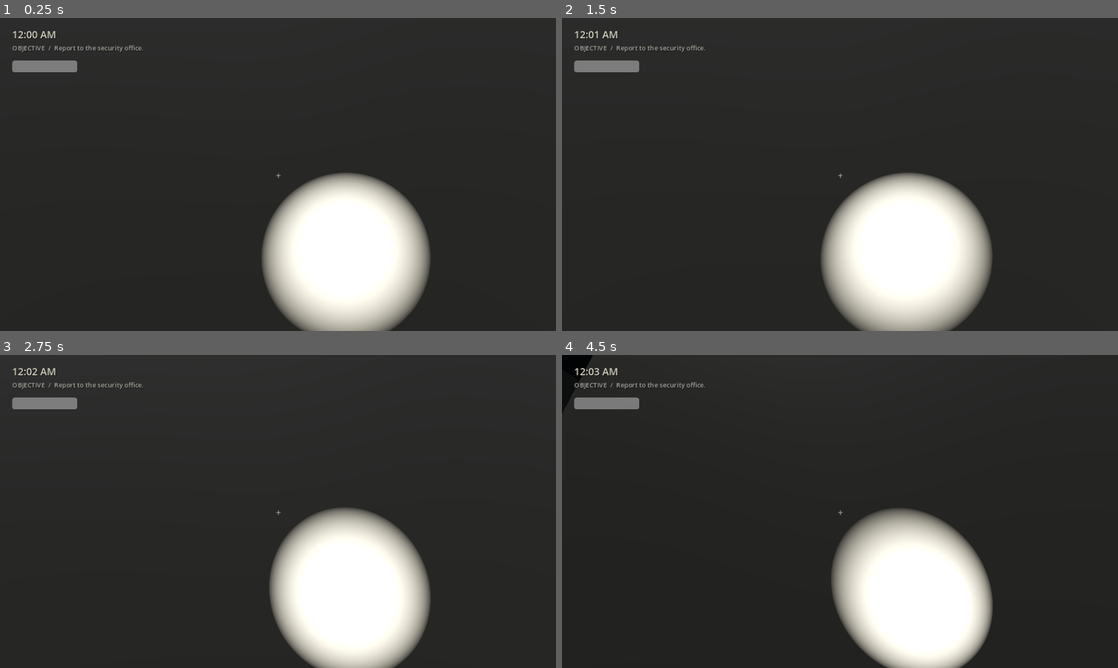
Above: before the commit, frames 1-4 (two rows, left to right).
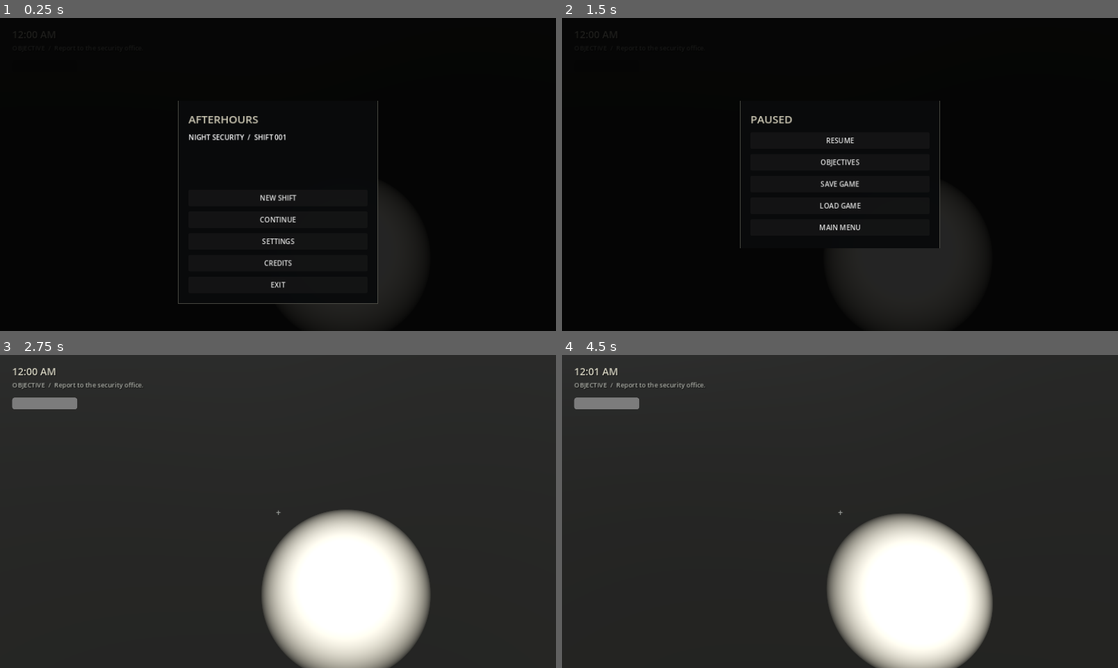
Above: after the commit, the same moments.

Repository: dontcare-dev/AFTER-HOURS
Game: Godot game, scene res://scenes/main.tscn
Same seed, same stepped clock (60 frames per second), same inputs: the game is played once before the commit and once after it.
Inputs (mouse positions are in pixels of both pictures, inside the frame that each line leads up to):
- Up to frame 1 (0.25 s): no input
- Up to frame 2 (1.5 s): click (840, 240) at 0.5 s, where only the run after the commit has a clickable "SETTINGS"; click (840, 183) at 1.25 s, where only the run after the commit has a clickable "BACK"
- Up to frame 3 (2.75 s): click (278, 477) at 2 s, where only the run after the commit has a clickable "RESUME"
- Up to frame 4 (4.5 s): tap Enter (objectives) at 2.75 s; move the mouse to (867, 511) at 2.77 s; hold W (move_forward) 2.78-3.5 s; hold Enter (objectives) 2.78-3.5 s; click "BACK" at 3.5 s; tap Space at 4.25 s; move the mouse to (812, 511) at 4.27 s; hold W (move_forward) from 4.28 s (still down); tap Ctrl (crouch) at 4.35 s

The runs differ from the first frame. In frame 1, 96% of the frame differs, in the area x 0-100%, y 0-100%; in frame 2, 94%; in frame 3, 2.9%; in frame 4, 2.6%.
Error in both runs: Invalid access to property or key 'shape' on a base object of type 'null instance'. (res://scripts/player.gd:54)

Commit message:
Add main menu and settings

Diff:
--- a/scripts/game.gd
+++ b/scripts/game.gd
@@ -42,7 +42,7 @@
 	build_ui()
 	set_objective("Report to the security office.")
 	show_message("SHIFT STARTED  /  12:00 AM", 4.0)
-	Input.mouse_mode = Input.MOUSE_MODE_CAPTURED
+	show_main_menu()
 
 func _process(delta):
 	if paused or terminal_open or ending:
@@ -506,6 +506,12 @@
 	feed.visible = false
 	Input.mouse_mode = Input.MOUSE_MODE_CAPTURED
 
+func show_main_menu():
+	paused = true
+	Input.mouse_mode = Input.MOUSE_MODE_VISIBLE
+	overlay.visible = true
+	show_menu("AFTERHOURS", [["NEW SHIFT", "new"], ["CONTINUE", "load"], ["SETTINGS", "settings"], ["CREDITS", "credits"], ["EXIT", "exit"]], "NIGHT SECURITY  /  SHIFT 001")
+
 func open_pause():
 	paused = true
 	Input.mouse_mode = Input.MOUSE_MODE_VISIBLE
@@ -562,6 +568,60 @@
 			load_game()
 		"menu":
 			get_tree().reload_current_scene()
+		"new":
+			elapsed = 0.0
+			completed.clear()
+			evidence.clear()
+			discovered.clear()
+			decisions.clear()
+			event_flags.clear()
+			player.position = Vector3(-13, 0.1, 14)
+			set_objective("Report to the security office.")
+			resume_game()
+			show_message("SHIFT STARTED  /  12:00 AM", 4.0)
+		"settings":
+			show_settings()
+		"credits":
+			show_menu("CREDITS", [["BACK", "resume"]], "AFTERHOURS\nA psychological horror game\nBuilt with Godot 4.")
+		"exit":
+			get_tree().quit()
+
+func show_settings():
+	for child in panel.get_children():
+		child.queue_free()
+	var layout = VBoxContainer.new()
+	layout.add_theme_constant_override("separation", 10)
+	panel.add_child(layout)
+	var title = Label.new()
+	title.text = "SETTINGS"
+	title.add_theme_font_size_override("font_size", 24)
+	layout.add_child(title)
+	var sensitivity = HSlider.new()
+	sensitivity.min_value = 0.0008
+	sensitivity.max_value = 0.005
+	sensitivity.step = 0.0001
+	sensitivity.value = player.look_sensitivity
+	layout.add_child(make_setting_row(layout, "MOUSE SENSITIVITY", sensitivity))
+	sensitivity.value_changed.connect(func(value): player.look_sensitivity = value)
+	var volume = HSlider.new()
+	volume.min_value = 0.0
+	volume.max_value = 1.0
+	volume.value = db_to_linear(AudioServer.get_bus_volume_db(0))
+	layout.add_child(make_setting_row(layout, "MASTER VOLUME", volume))
+	volume.value_changed.connect(func(value): AudioServer.set_bus_volume_db(0, linear_to_db(maxf(value, 0.001))))
+	var back = Button.new()
+	back.text = "BACK"
+	back.pressed.connect(func(): show_menu("PAUSED", [["RESUME", "resume"], ["OBJECTIVES", "objectives"], ["SAVE GAME", "save"], ["LOAD GAME", "load"], ["MAIN MENU", "menu"]]))
+	layout.add_child(back)
+
+func make_setting_row(parent: VBoxContainer, title_text: String, control: Control) -> Control:
+	var row = VBoxContainer.new()
+	var label = Label.new()
+	label.text = title_text
+	row.add_child(label)
+	row.add_child(control)
+	parent.add_child(row)
+	return row
 
 func save_game():
 	var data = {"elapsed": elapsed, "position": [player.position.x, player.position.y, player.position.z], "rotation": player.rotation.y, "objective": current_objective, "completed": completed, "evidence": evidence, "discovered": discovered, "decisions": decisions, "event_flags": event_flags}
